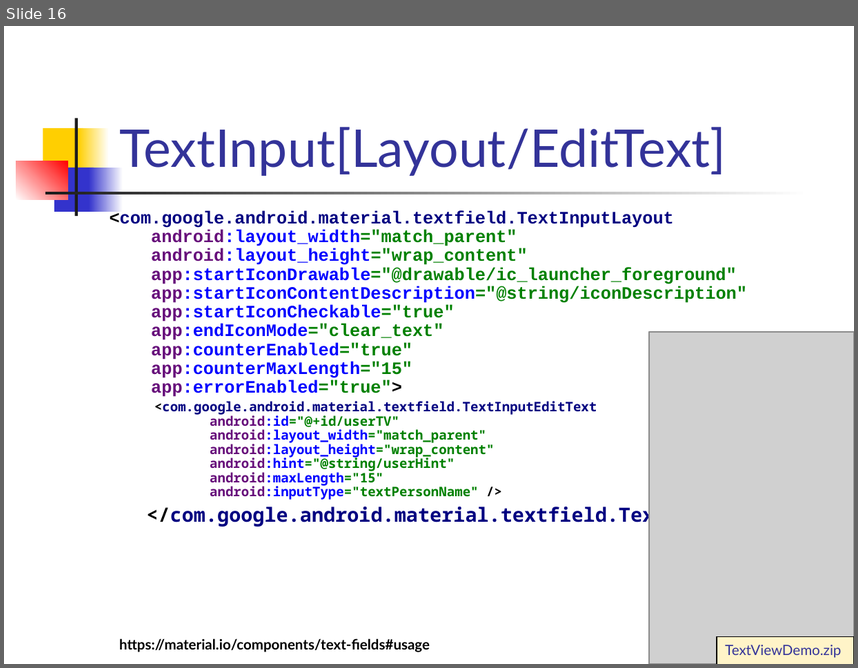
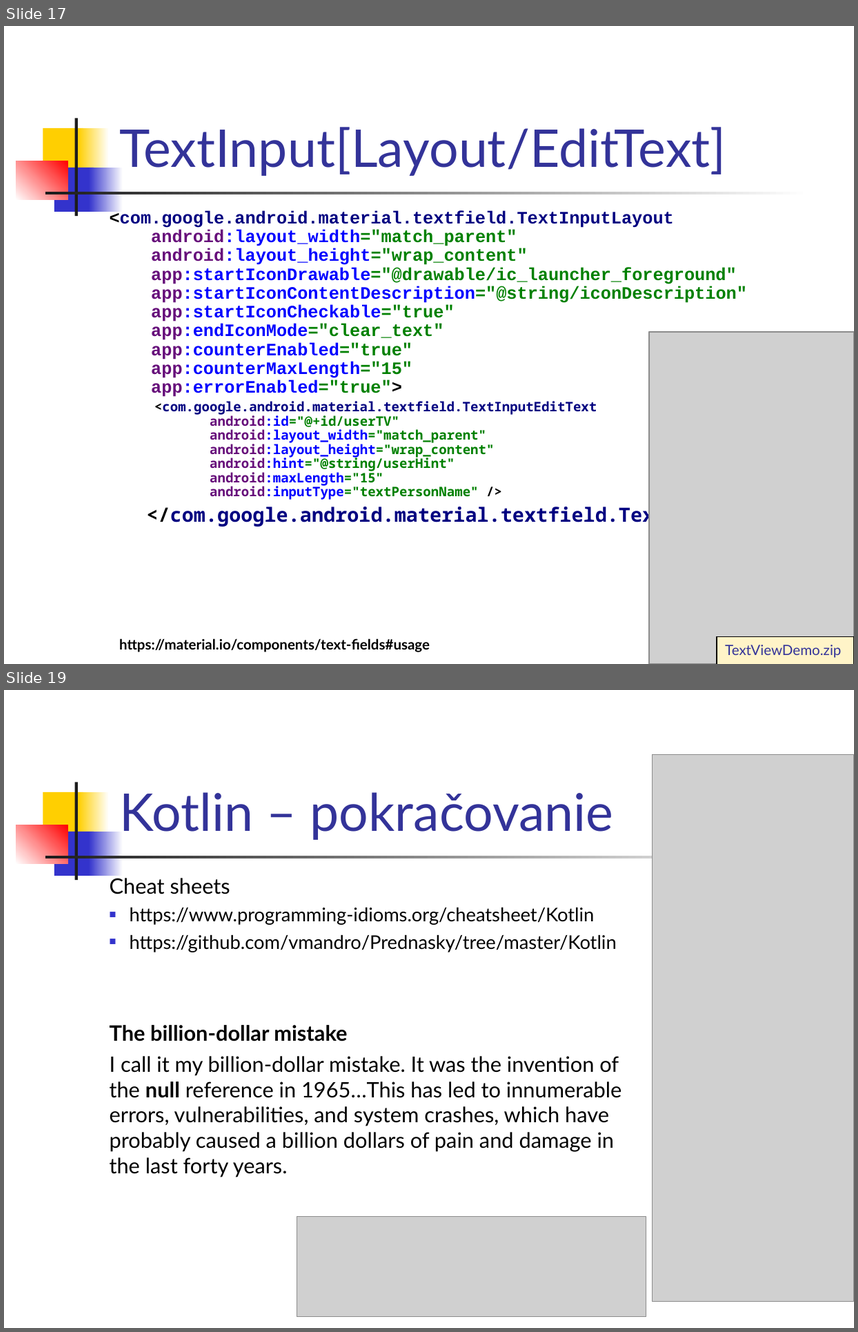
Before and after one commit to vmandro/Prednasky, a slide deck: 03/03_Android.ppt. Shown one above the other, each under a label of ours: slide 16 before the commit, slides 17 and 19 after it; the slides between them are not shown. The pictures are 858x668 and 858x1332 pixels, drawn with LibreOffice and Linux fonts; fonts in the diff are those of the drawing; grey boxes stand for pictures. Boxes give left, top, right and bottom in pixels: in the first picture for what was removed or moved away, otherwise in the second. Text is boxed around its words. In the diff, an @@ line names an element or a change of style, - is before the commit and + after.

```diff
--- a/03/03_Android.ppt
+++ b/03/03_Android.ppt
@@ slide 19 added at [4, 690, 854, 1328], background #FFFFFF; not listed: 7 template elements that a slide beside it also shows @@
@@ picture added at [653, 755, 854, 1301] @@
@@ title added at [119, 792, 613, 840], 44 pt, text #333399 @@
+Kotlin – pokračovanie
@@ text added at [110, 875, 622, 1177], 18 pt, text #000000 @@
+Cheat sheets
+■ https://www.programming-idioms.org/cheatsheet/Kotlin
+■ https://github.com/vmandro/Prednasky/tree/master/Kotlin
+The billion-dollar mistake
+I call it my billion-dollar mistake. It was the invention of the null reference in 1965…This has led to innumerable errors, vulnerabilities, and system crashes, which have probably caused a billion dollars of pain and damage in the last forty years.
@@ picture added at [297, 1216, 646, 1317] @@
@@ what was slide 16 is now slide 17 @@
```
Also in this commit, not shown: 12 slides changed, 5 other slides added, 2 slides removed, 5 other files.
